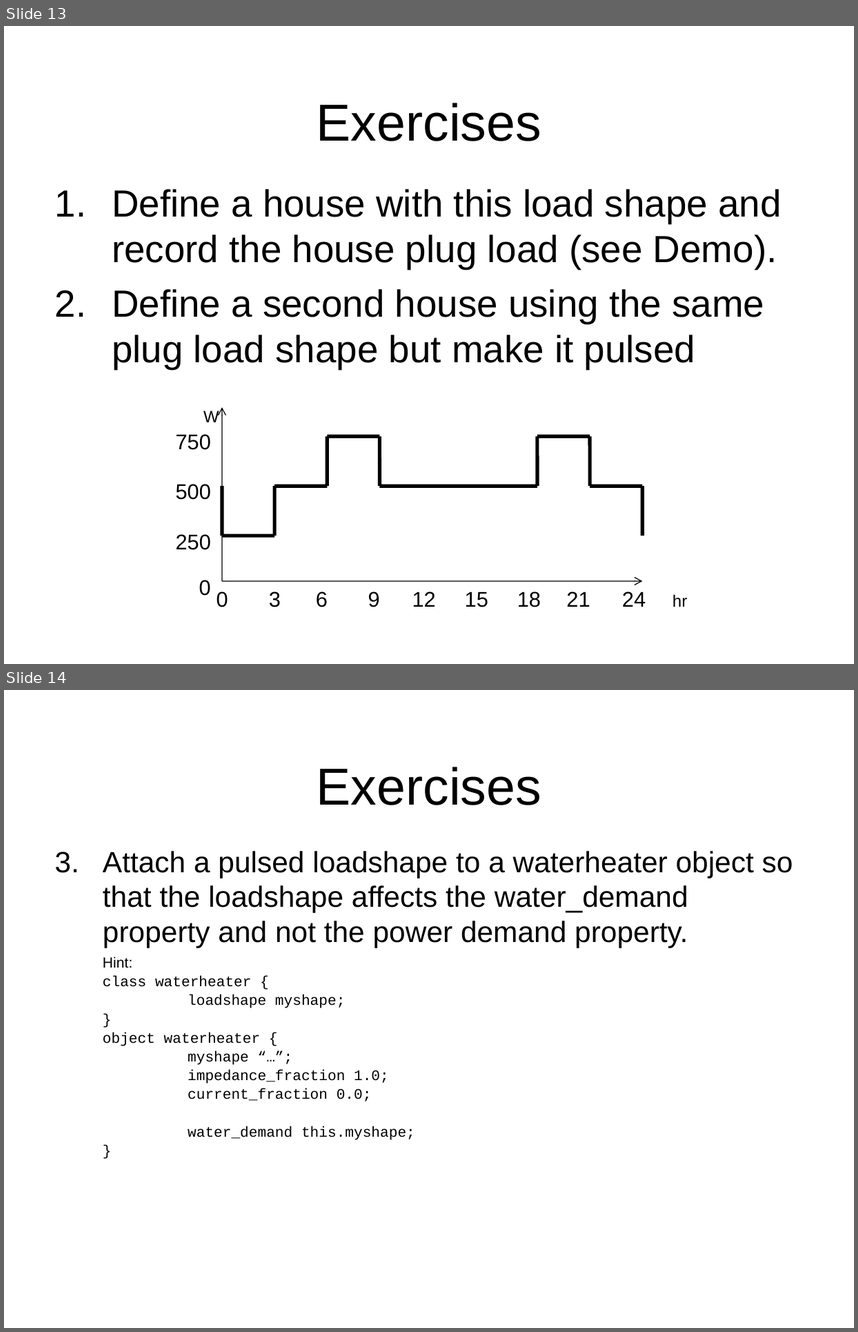
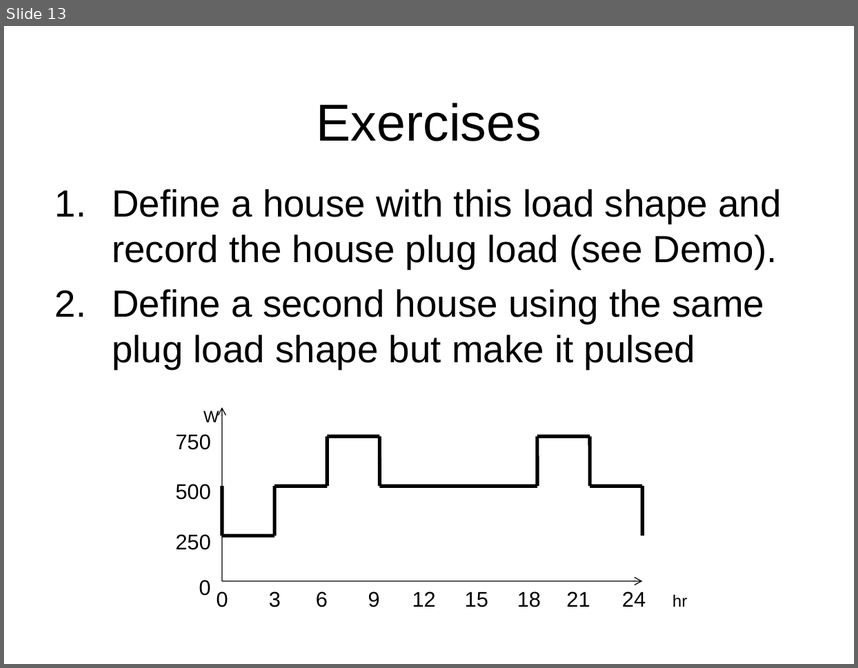
Before and after one commit to gridlab-d/course, a slide deck: FourDayCourse/2.3 - Schedules and Loadshapes.ppt. Shown one above the other, each under a label of ours: slides 13 and 14 before the commit, slide 13 after it. The pictures are 858x1332 and 858x668 pixels, drawn with LibreOffice and Linux fonts; fonts in the diff are those of the drawing; background and template pictures are left out. Boxes give left, top, right and bottom in pixels: in the first picture for what was removed or moved away, otherwise in the second. Text is boxed around its words. In the diff, an @@ line names an element or a change of style, - is before the commit and + after.

```diff
--- a/FourDayCourse/2.3 - Schedules and Loadshapes.ppt
+++ b/FourDayCourse/2.3 - Schedules and Loadshapes.ppt
@@ slide 14 removed at [4, 690, 854, 1328], background picture (left out) @@
@@ title removed at [317, 767, 542, 805] @@
-Exercises
@@ text removed at [103, 851, 793, 1140] @@
-3. Attach a pulsed loadshape to a waterheater object so that the loadshape affects the water_demand property and not the power demand property.
-Hint:
-class waterheater {
-loadshape myshape;
-}
-object waterheater {
-myshape “…”;
-impedance_fraction 1.0;
-current_fraction 0.0;
-water_demand this.myshape;
-}
```
Also in this commit, not shown: 1 other file.
